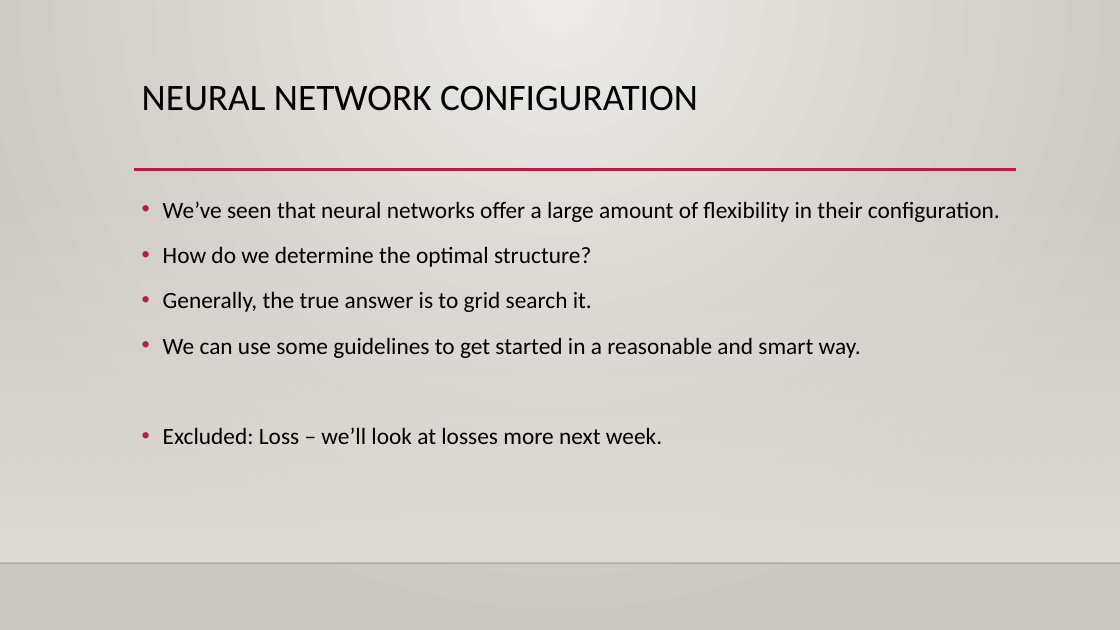
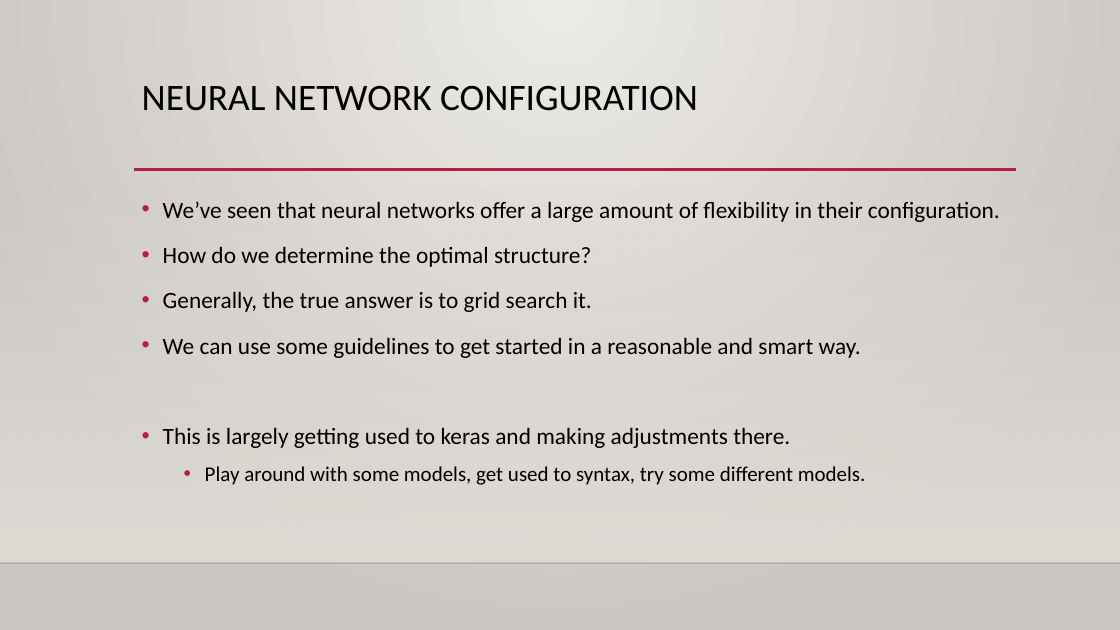
Before and after one commit to calvint13/Intro_to_Machine_Learning_Student_Workbooks, a slide deck: slide 5 of reference_content/Slides/tensorflow_optimization.pptx (slide 4 before the commit). Drawn at 1120x630 pixels with LibreOffice and Linux fonts; fonts in the diff are those of the drawing; background and template pictures are left out. Boxes give left, top, right and bottom in pixels: in the first picture for what was removed or moved away, otherwise in the second. Text is boxed around its words. In the diff, an @@ line names an element or a change of style, - is before the commit and + after.

```diff
--- a/reference_content/Slides/tensorflow_optimization.pptx
+++ b/reference_content/Slides/tensorflow_optimization.pptx
@@ text at (163, 427, 866, 485): text changed; size 20 to 18 pt @@
-• Excluded: Loss – we’ll look at losses more next week.
+• This is largely getting used to keras and making adjustments there.
+  • Play around with some models, get used to syntax, try some different models.
```
Also in this commit, not shown: 2 other slides changed, 3 slides added, 1 slide removed, 6 other files.
